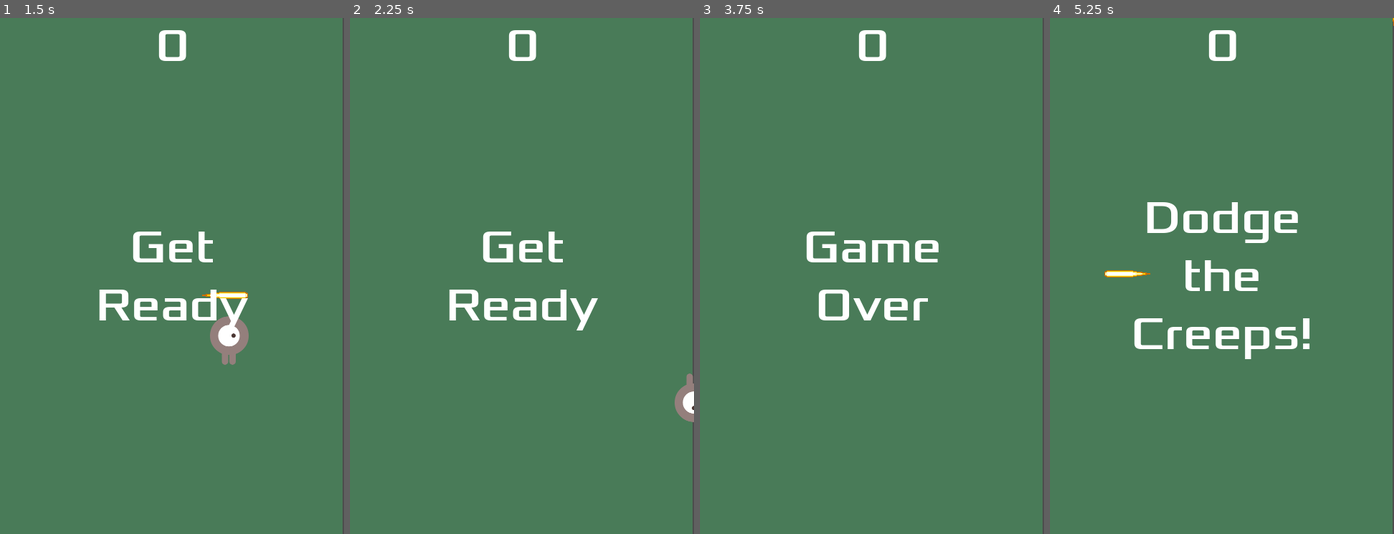
Above: before the commit, frames 1-4 (left to right).
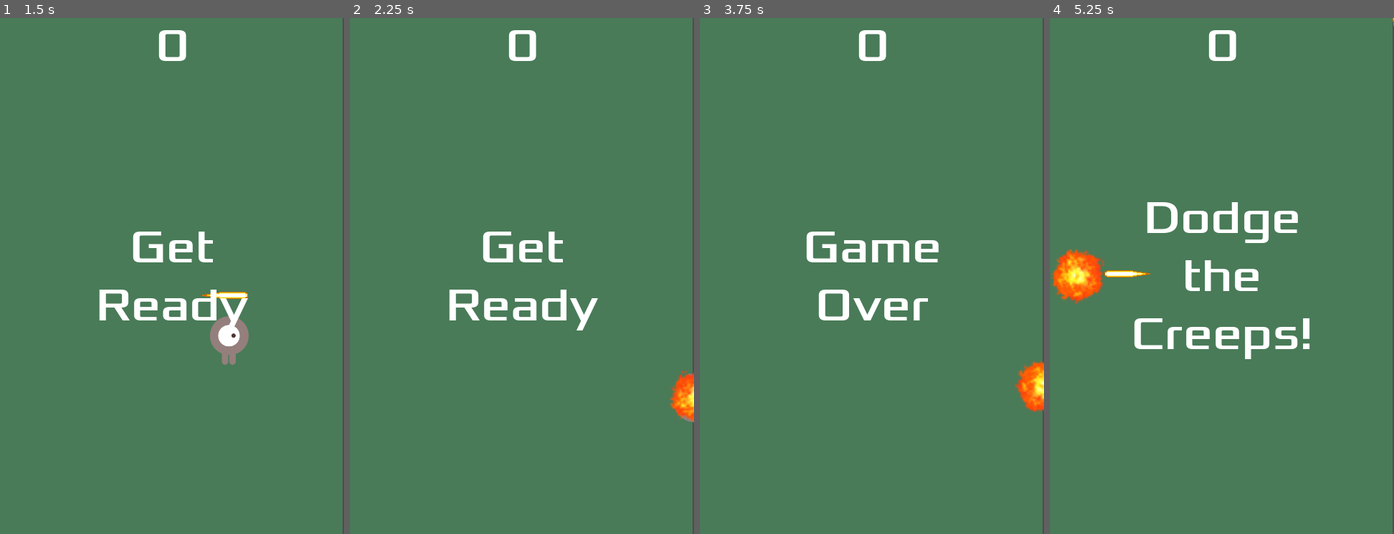
Above: after the commit, the same moments.

Repository: wesmacintyre/test
Game: Godot game, scene res://main.tscn
Same seed, same stepped clock (60 frames per second), same inputs: the game is played once before the commit and once after it. The project has no main scene, so this scene is started directly.
Inputs:
- Up to frame 1 (1.5 s): click "Start" at 0.5 s; tap Enter at 1.25 s; hold D (move_right) from 1.28 s (still down); tap Space (shoot) at 1.35 s
- Up to frame 2 (2.25 s): tap Q (shoot_fireball, bound only after the commit) at 1.55, 2.1 s; release D (move_right) at 2.03 s; hold S (move_down) from 2.03 s (still down)
- Up to frame 3 (3.75 s): tap Space (shoot) at 2.3, 2.85, 3.5 s; release S (move_down) at 2.78 s; hold D (move_right) 2.78-3.53 s; tap Q (shoot_fireball, bound only after the commit) at 3.05, 3.6 s; hold W (move_up) from 3.53 s (still down)
- Up to frame 4 (5.25 s): tap Space (shoot) at 3.8, 4.35 s; release W (move_up) at 4.28 s; hold A (move_left) from 4.28 s (still down); tap Q (shoot_fireball, bound only after the commit) at 4.55, 5.1 s

Frame 1 is identical in both runs. In frame 2, 0.5% of the frame differs, in the area x 93-100%, y 68-79%; in frame 3, 0.6%; in frame 4, 1.2%, in the area x 0-16%, y 44-56%.

Commit message:
Add fireball projectile - Q to shoot

Diff:
--- /dev/null
+++ b/new-game-project/fireball.gd
@@ -0,0 +1,12 @@
+extends Area2D
+var screen_size
+var speed = 2000
+
+func _physics_process(delta):
+	position += transform.x * speed * delta
+
+
+func _on_body_entered(body: RigidBody2D) -> void:
+	if body.is_in_group("mobs"):
+		body.queue_free()
+	queue_free()
--- /dev/null
+++ b/new-game-project/fireball.tscn
@@ -0,0 +1,22 @@
+[gd_scene load_steps=4 format=3 uid="uid://cd4xs1qpj77n4"]
+
+[ext_resource type="Texture2D" uid="uid://cg1gp21dv8ju1" path="res://dodge_the_creeps_2d_assets/art/fireball.png" id="1_584uo"]
+[ext_resource type="Script" path="res://fireball.gd" id="1_qi1g1"]
+
+[sub_resource type="CircleShape2D" id="CircleShape2D_106dc"]
+
+[node name="Fireball" type="Area2D"]
+position = Vector2(-1, -1)
+script = ExtResource("1_qi1g1")
+metadata/_edit_group_ = true
+
+[node name="CollisionShape2D" type="CollisionShape2D" parent="."]
+scale = Vector2(10, 10)
+shape = SubResource("CircleShape2D_106dc")
+
+[node name="Sprite2D" type="Sprite2D" parent="."]
+position = Vector2(-3, 132)
+scale = Vector2(5, 5)
+texture = ExtResource("1_584uo")
+
+[connection signal="body_entered" from="." to="." method="_on_body_entered"]
--- a/new-game-project/player.gd
+++ b/new-game-project/player.gd
@@ -2,6 +2,7 @@
 signal hit
 @export var speed = 400 # how fast the player moves, which is pixels/sec
 @export var Bullet : PackedScene
+@export var Fireball: PackedScene
 
 var screen_size  # size of the game window
 var facing_direction = Vector2.UP
@@ -30,10 +31,14 @@
 	if Input.is_action_just_pressed("shoot"):
 		shoot()
 
+	if Input.is_action_just_pressed("shoot_fireball"):
+		shoot_fireball()
+
 	if velocity.length() > 0:
 		facing_direction = velocity.normalized()
 		velocity = velocity.normalized() * speed
 		$BulletSpawn.rotation = facing_direction.angle()
+		$FireballSpawn.rotation = facing_direction.angle()
 		$AnimatedSprite2D.play() # The $ is shortahnd for the function get_node()
 	else:
 		$AnimatedSprite2D.stop()
@@ -66,3 +71,8 @@
 	var b = Bullet.instantiate()
 	owner.add_child(b)
 	b.transform = $BulletSpawn.global_transform
+
+func shoot_fireball():
+	var f = Fireball.instantiate()
+	owner.add_child(f)
+	f.transform = $FireballSpawn.global_transform
--- a/new-game-project/player.tscn
+++ b/new-game-project/player.tscn
@@ -1,10 +1,11 @@
-[gd_scene load_steps=8 format=3 uid="uid://ddvciypq0uplx"]
+[gd_scene load_steps=9 format=3 uid="uid://ddvciypq0uplx"]
 
 [ext_resource type="Script" path="res://player.gd" id="1_6rank"]
 [ext_resource type="Texture2D" uid="uid://bbb5yk4yr6sio" path="res://dodge_the_creeps_2d_assets/art/playerGrey_up1.png" id="2_8gn4y"]
 [ext_resource type="Texture2D" uid="uid://ykwadcptbylp" path="res://dodge_the_creeps_2d_assets/art/playerGrey_up2.png" id="3_i8kgj"]
 [ext_resource type="Texture2D" uid="uid://w1hd0kem4ccb" path="res://dodge_the_creeps_2d_assets/art/playerGrey_walk1.png" id="4_ptjr3"]
 [ext_resource type="Texture2D" uid="uid://bhv7u15c318kh" path="res://dodge_the_creeps_2d_assets/art/playerGrey_walk2.png" id="5_yynyj"]
+[ext_resource type="PackedScene" uid="uid://cd4xs1qpj77n4" path="res://fireball.tscn" id="6_hrycn"]
 
 [sub_resource type="SpriteFrames" id="SpriteFrames_ic616"]
 animations = [{
@@ -39,6 +40,7 @@
 position = Vector2(-1, 2)
 scale = Vector2(0.5, 0.5)
 script = ExtResource("1_6rank")
+Fireball = ExtResource("6_hrycn")
 metadata/_edit_group_ = true
 
 [node name="AnimatedSprite2D" type="AnimatedSprite2D" parent="."]
@@ -52,4 +54,8 @@
 position = Vector2(2, -126)
 rotation = 4.71239
 
+[node name="FireballSpawn" type="Marker2D" parent="."]
+position = Vector2(2, -126)
+rotation = 4.71239
+
 [connection signal="body_entered" from="." to="." method="_on_body_entered"]
--- a/new-game-project/project.godot
+++ b/new-game-project/project.godot
@@ -47,3 +47,8 @@
 "events": [Object(InputEventKey,"resource_local_to_scene":false,"resource_name":"","device":-1,"window_id":0,"alt_press …(191 unchanged characters)…
 ]
 }
+shoot_fireball={
+"deadzone": 0.5,
+"events": [Object(InputEventKey,"resource_local_to_scene":false,"resource_name":"","device":-1,"window_id":0,"alt_pressed":false,"shift_pressed":false,"ctrl_pressed":false,"meta_pressed":false,"pressed":false,"keycode":0,"physical_keycode":81,"key_label":0,"unicode":113,"location":0,"echo":false,"script":null)
+]
+}
Binary file added: new-game-project/dodge_the_creeps_2d_assets/art/fireball.png
Not shown, added: new-game-project/dodge_the_creeps_2d_assets/art/fireball.png.import
